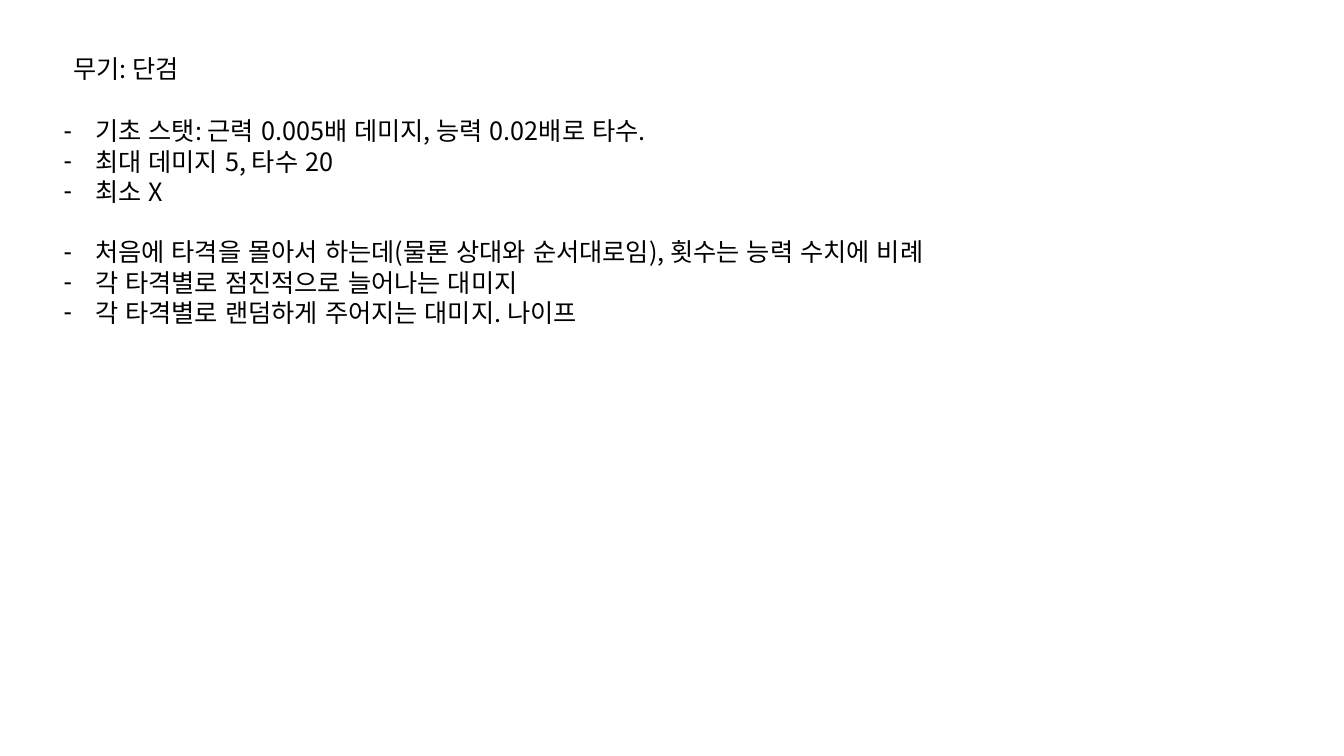
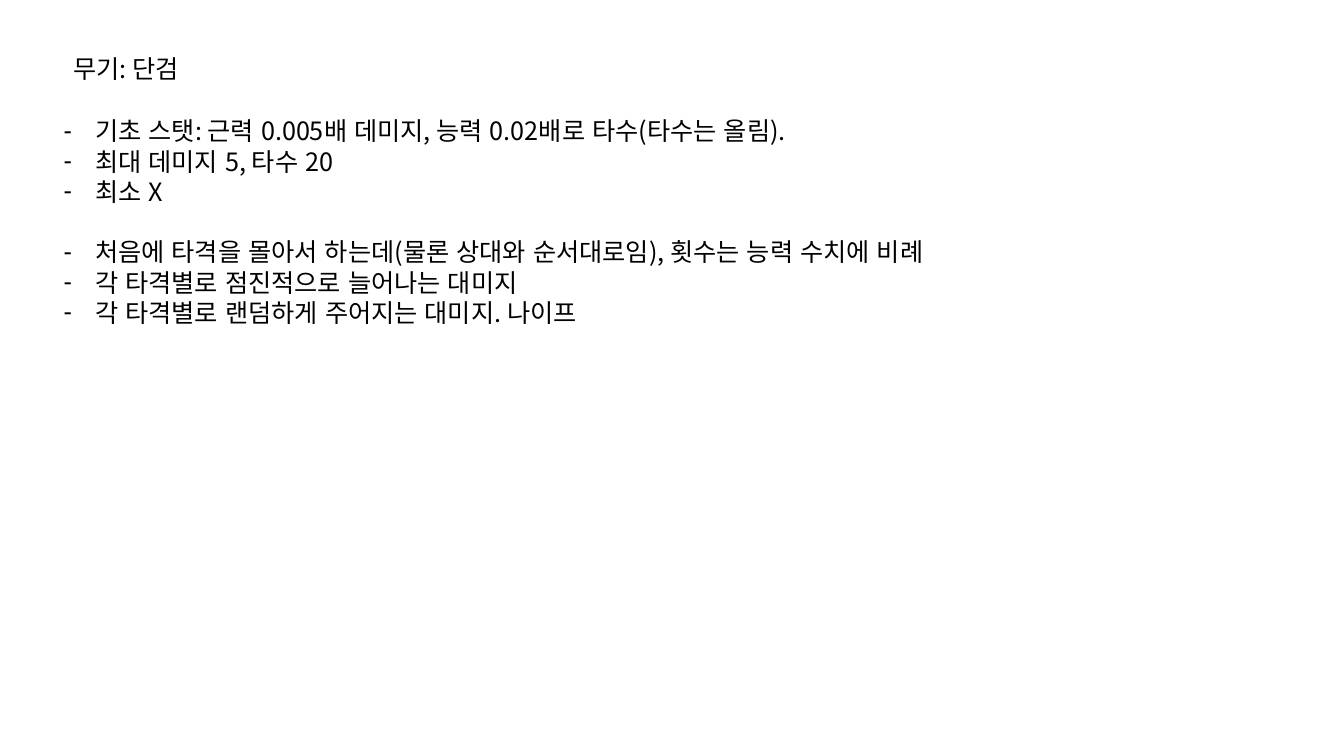
Before and after one commit to IdfKLeh/capstone, a slide deck: slide 6 of 수집요소.pptx. Drawn at 1344x756 pixels with LibreOffice and Linux fonts; fonts in the diff are those of the drawing. Boxes give left, top, right and bottom in pixels: in the first picture for what was removed or moved away, otherwise in the second. Text is boxed around its words. In the diff, an @@ line names an element or a change of style, - is before the commit and + after.

```diff
--- a/수집요소.pptx
+++ b/수집요소.pptx
@@ text at (95, 119, 786, 145): text changed @@
-– 기초 스탯: 근력 0.005배 데미지, 능력 0.02배로 타수.
+– 기초 스탯: 근력 0.005배 데미지, 능력 0.02배로 타수(타수는 올림).
```
Also in this commit, not shown: 5 other slides changed, 2 other files.
